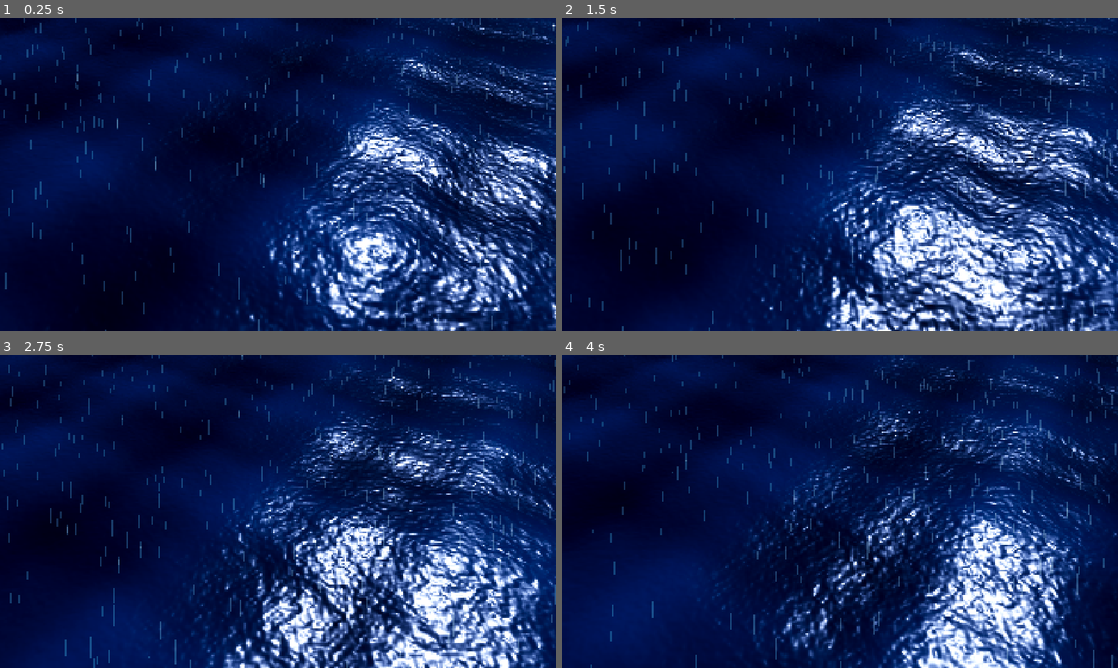
Above: before the commit, frames 1-4 (two rows, left to right).
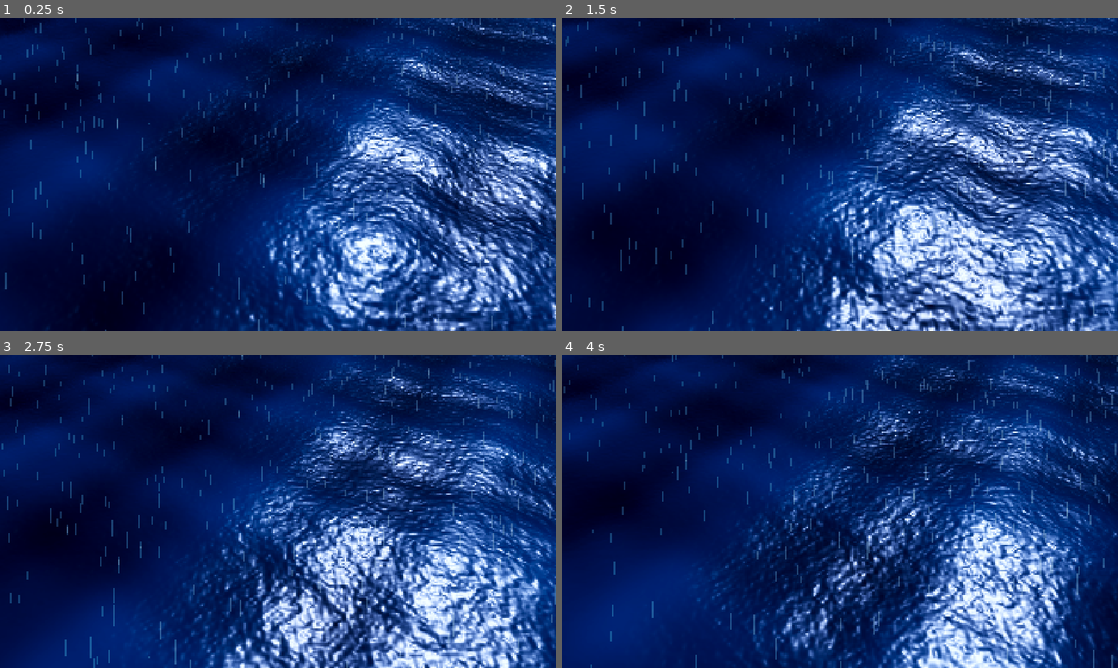
Above: after the commit, the same moments.

Repository: SilasSch/modern-ships
Game: Godot game, scene res://debug/sandbox.tscn
The game is run twice, just before and just after one commit, with the same random seed, the same clock (stepped at 60 frames per second) and the same inputs. The project has no main scene, so this scene is started directly.
Inputs (mouse positions are in pixels of both pictures, inside the frame that each line leads up to):
- Up to frame 1 (0.25 s): no input
- Up to frame 2 (1.5 s): tap Enter at 0.5 s; move the mouse to (962, 158) at 0.52 s; hold Shift 0.53-1.25 s; click (962, 158) at 0.67 s; drag from (728, 190) to (812, 237) at 1.27 s
- Up to frame 3 (2.75 s): move the mouse to (333, 442) at 2.02 s; tap Ctrl at 2.1 s; click (333, 442) at 2.17 s
- Up to frame 4 (4 s): drag from (812, 574) to (673, 464) at 2.77 s; move the mouse to (1006, 558) at 3.52 s; tap Alt at 3.6 s; click (1006, 558) at 3.67 s

The runs differ from the first frame. In frame 1, 32% of the frame differs, in the area x 10-100%, y 0-100%; in frame 2, 33%; in frame 3, 36%, in the area x 6-100%, y 0-100%; in frame 4, 31%.

Commit message:
feat: procedural modern ship and island models
Co-Authored-By: Claude Opus 5.5 <noreply@anthropic.com>
Claude-Session: https://claude.ai/code/session_01Vne2NQQEkUyhixftg4D17n

Diff:
--- /dev/null
+++ b/game/debug/scenarios/model_lineup.gd
@@ -0,0 +1,29 @@
+extends RefCounted
+
+const MODELS := ["destroyer", "frigate", "speedboat", "submarine"]
+
+
+func run(c: Node) -> void:
+	var root: Node3D = c.get_tree().current_scene
+	var x := -30.0
+	for m: String in MODELS:
+		var inst: Node3D = (load("res://assets/models/%s.glb" % m) as PackedScene).instantiate()
+		inst.position = Vector3(x, 0, 0)
+		inst.rotation.y = deg_to_rad(-60.0)
+		root.add_child(inst)
+		x += 20.0
+	for i: int in 3:
+		var isl: Node3D = (load("res://assets/models/island_%s.glb" % ["a", "b", "c"][i]) as PackedScene).instantiate()
+		isl.position = Vector3(-60.0 + i * 55.0, 0, -60.0)
+		root.add_child(isl)
+	var cam: Camera3D = c.find("Camera")
+	await c.wait(1.0)
+	await c.shot("lineup")
+	cam.position = Vector3(-18, 11, 16)
+	cam.look_at(Vector3(-30, 2, 0))
+	await c.wait(0.3)
+	await c.shot("close_destroyer")
+	cam.position = Vector3(-8, 8, 15)
+	cam.look_at(Vector3(-4, 0.5, 0))
+	await c.wait(0.3)
+	await c.shot("close_frigate_boat")
--- /dev/null
+++ b/game/tests/test_models.gd
@@ -0,0 +1,63 @@
+extends GutTest
+
+const DIR := "res://assets/models/"
+
+
+func _load(model: String) -> Node3D:
+	var scene: PackedScene = load(DIR + model + ".glb")
+	assert_not_null(scene, model + ".glb must exist")
+	if scene == null:
+		return null
+	var root: Node3D = scene.instantiate()
+	add_child_autofree(root)
+	return root
+
+
+func _length_z(root: Node3D) -> float:
+	var box := AABB()
+	var first := true
+	for n: Node in root.find_children("*", "MeshInstance3D", true, false):
+		var mi := n as MeshInstance3D
+		var b := mi.global_transform * mi.get_aabb()
+		box = b if first else box.merge(b)
+		first = false
+	return box.size.z
+
+
+func test_destroyer_contract() -> void:
+	var r := _load("destroyer")
+	if r == null:
+		return
+	assert_not_null(r.get_node_or_null("TurretPivot/Railgun/Muzzle"))
+	assert_not_null(r.find_child("FlakPivot"))
+	assert_not_null(r.find_child("Bridge"))
+	assert_almost_eq(_length_z(r), 24.0, 2.4 + 3.0, "hull 24 m plus railgun overhang")
+	var muzzle: Node3D = r.get_node("TurretPivot/Railgun/Muzzle")
+	assert_lt(muzzle.global_position.z, -10.0, "bow and muzzle point to -Z")
+
+
+func _enemy_contract(model: String, length: float, extra: String) -> void:
+	var r := _load(model)
+	if r == null:
+		return
+	assert_not_null(r.find_child("Bow"), model + " Bow")
+	assert_not_null(r.find_child("Stern"), model + " Stern")
+	assert_not_null(r.find_child(extra), model + " " + extra)
+	assert_almost_eq(_length_z(r), length, length * 0.12)
+
+
+func test_frigate_contract() -> void:
+	_enemy_contract("frigate", 16.0, "Gun_0")
+
+
+func test_speedboat_contract() -> void:
+	_enemy_contract("speedboat", 6.0, "Gun")
+
+
+func test_submarine_contract() -> void:
+	_enemy_contract("submarine", 14.0, "Tube")
+
+
+func test_islands_load() -> void:
+	for n: String in ["island_a", "island_b", "island_c"]:
+		assert_not_null(_load(n))
--- a/game/world/ocean.gdshader
+++ b/game/world/ocean.gdshader
@@ -118,7 +118,7 @@
 	float foam = clamp(v_foam * foam_amount, 0.0, 1.6) + smoothstep(0.78, 1.0, hn) * 0.35;
 	foam = smoothstep(0.35, 0.75, foam * (0.55 + 0.8 * nz));
 	ALBEDO = mix(col, foam_color, foam * 0.9);
-	ROUGHNESS = mix(0.2, 0.85, foam);
+	ROUGHNESS = mix(0.26, 0.85, foam);
 	SPECULAR = 0.6;
 	METALLIC = 0.0;
 	float bd = v_beam_d;
--- a/game/world/storm_environment.gd
+++ b/game/world/storm_environment.gd
@@ -5,6 +5,7 @@
 const FOG_COLOR := Color("#0b1220")
 
 var moon: DirectionalLight3D
+var fill: DirectionalLight3D
 var base_ambient: float = 0.7
 
 
@@ -38,11 +39,21 @@
 	moon = DirectionalLight3D.new()
 	moon.name = "Moon"
 	moon.light_color = Color("#9fb8ff")
-	moon.light_energy = 0.9
+	moon.light_energy = 0.65
 	moon.light_volumetric_fog_energy = 0.3
 	moon.rotation_degrees = Vector3(-50.0, 155.0, 0.0)
 	moon.shadow_enabled = true
 	add_child(moon)
+
+	# Cool key/fill from the camera side so hull facets read against the dark sea.
+	fill = DirectionalLight3D.new()
+	fill.name = "Fill"
+	fill.light_color = Color("#8fa6d8")
+	fill.light_energy = 0.8
+	fill.light_specular = 0.25
+	fill.light_volumetric_fog_energy = 0.0
+	fill.rotation_degrees = Vector3(-38.0, -35.0, 0.0)
+	add_child(fill)
 
 
 ## Lightning flash: 0..1, called every frame by Weather.
Binary file added: game/assets/models/destroyer.glb
Not shown, added: game/assets/models/destroyer.glb.import
Binary file added: game/assets/models/frigate.glb
Not shown, added: game/assets/models/frigate.glb.import
Binary file added: game/assets/models/island_a.glb
Not shown, added: game/assets/models/island_a.glb.import
Binary file added: game/assets/models/island_b.glb
Not shown, added: game/assets/models/island_b.glb.import
Binary file added: game/assets/models/island_c.glb
Not shown, added: game/assets/models/island_c.glb.import
Binary file added: game/assets/models/speedboat.glb
Not shown, added: game/assets/models/speedboat.glb.import
(and 4 more such lines)
